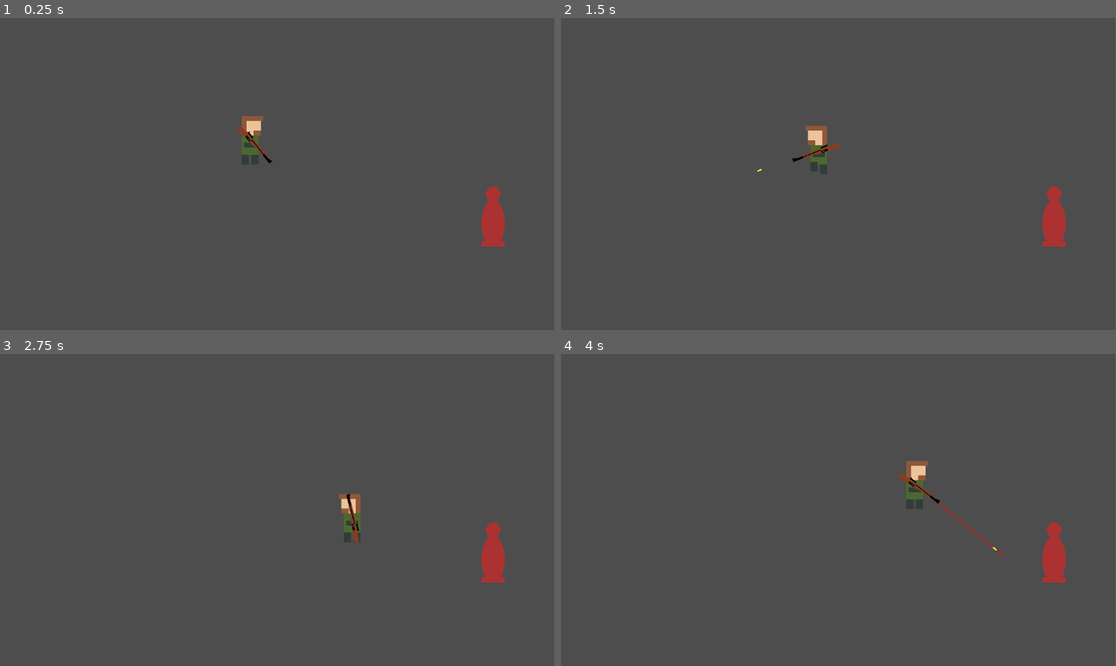
Above: before the commit, frames 1-4 (two rows, left to right).
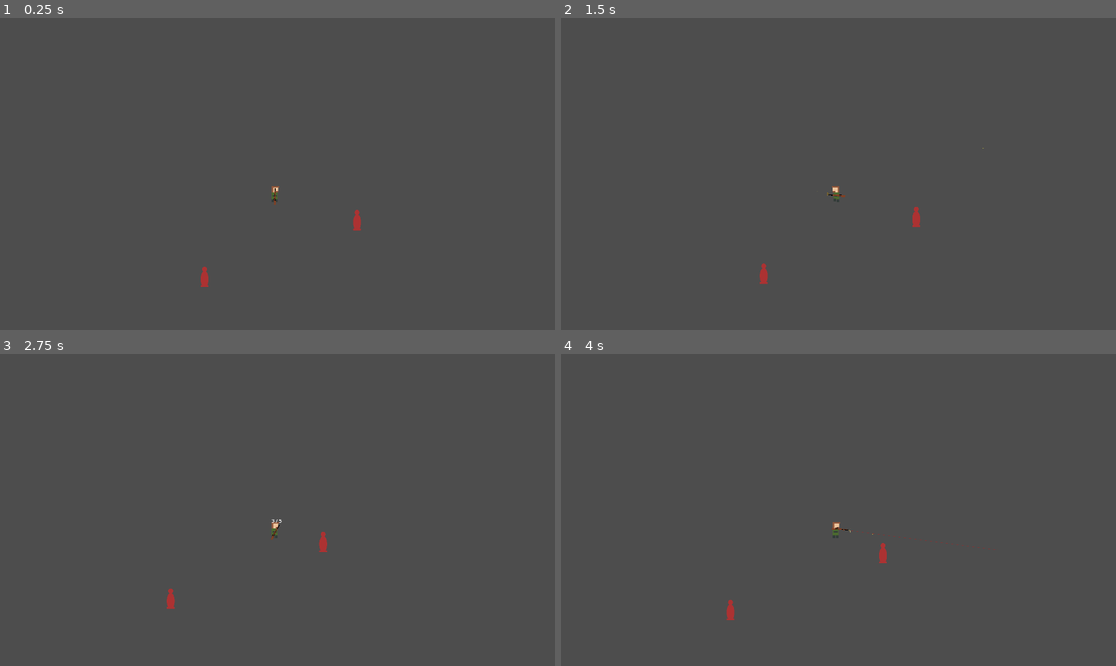
Above: after the commit, the same moments.

Repository: vikkio88/negghia
Game: Godot game, scene res://scenes/levels/test_area.tscn
Same seed, same stepped clock (60 frames per second), same inputs: the game is played once before the commit and once after it.
Inputs (mouse positions are in pixels of both pictures, inside the frame that each line leads up to):
- Up to frame 1 (0.25 s): no input
- Up to frame 2 (1.5 s): tap Enter at 0.5 s; move the mouse to (960, 158) at 0.52 s; hold Right (right) 0.53-1.28 s; hold Right mouse button (aim) 0.53-1.28 s; click (960, 158) at 0.8 s; move the mouse to (727, 189) at 1.27 s; hold Down (down) from 1.28 s (still down); click (727, 189) at 1.35 s
- Up to frame 3 (2.75 s): tap Shift (sprint) at 1.55 s; move the mouse to (333, 441) at 2.02 s; release Down (down) at 2.03 s; hold Right (right) from 2.03 s (still down); hold Shift (sprint) from 2.03 s (still down); tap Q (q, bound only after the commit) at 2.3 s
- Up to frame 4 (4 s): move the mouse to (810, 572) at 2.77 s; release Right (right) at 2.78 s; release Shift (sprint) at 2.78 s; hold Up (up) 2.78-3.53 s; tap Q (q, bound only after the commit) at 2.85 s; right-click (810, 572) at 3.05 s; move the mouse to (1005, 556) at 3.52 s; hold Left (left) from 3.53 s (still down); hold Right mouse button (aim) from 3.53 s (still down); click (1005, 556) at 3.8 s
In our replay, the window is 799x449 before the commit and 800x449 after it. These sizes can differ from the game's own. Grey fills any space a smaller window leaves; there, only what the larger window draws over its background counts as a difference.

The runs differ from the first frame. In frame 1, 1.4% of the frame differs, in the area x 36-91%, y 31-87%; in frame 2, 1.4%; in frame 3, 1.3%; in frame 4, 1.5%, in the area x 29-91%, y 34-86%.

Commit message:
- added sounds/particles to rifle - adding reload/ammo - adding camera and movement around the map - using lerp to ads

Diff:
--- a/project.godot
+++ b/project.godot
@@ -14,6 +14,13 @@
 run/main_scene="res://scenes/levels/test_area.tscn"
 config/features=PackedStringArray("4.0", "Forward Plus")
 config/icon="res://icon.svg"
+
+[display]
+
+window/size/viewport_width=1700
+window/size/viewport_height=956
+mouse_cursor/tooltip_position_offset=Vector2(0, 0)
+window/stretch/scale=0.5
 
 [input]
 
@@ -56,6 +63,16 @@
 "events": [Object(InputEventMouseButton,"resource_local_to_scene":false,"resource_name":"","device":-1,"window_id":0,"a …(236 unchanged characters)…
 ]
 }
+reload={
+"deadzone": 0.5,
+"events": [Object(InputEventKey,"resource_local_to_scene":false,"resource_name":"","device":0,"window_id":0,"alt_pressed":false,"shift_pressed":false,"ctrl_pressed":false,"meta_pressed":false,"pressed":false,"keycode":0,"physical_keycode":82,"unicode":0,"echo":false,"script":null)
+]
+}
+q={
+"deadzone": 0.5,
+"events": [Object(InputEventKey,"resource_local_to_scene":false,"resource_name":"","device":0,"window_id":0,"alt_pressed":false,"shift_pressed":false,"ctrl_pressed":false,"meta_pressed":false,"pressed":false,"keycode":0,"physical_keycode":81,"unicode":0,"echo":false,"script":null)
+]
+}
 
 [layer_names]
 
--- a/scenes/actors/dummy.gd
+++ b/scenes/actors/dummy.gd
@@ -1,9 +1,10 @@
 extends RigidBody2D
 
-@onready var damage_indicator = preload("res://scenes/hud/floating_text.tscn")
+@onready var ftext = preload("res://scenes/hud/floating_text.tscn")
 
 @onready var body : CollisionShape2D = $body
 @onready var head: CollisionShape2D = $head
+@onready var dmg_placeholder: Node2D = $placeholder
 
 const HEADSHOT_THRESHOLD: float = 23.0
 const BODYSHOT_THRESHOLD: float = 60.0
@@ -15,10 +16,6 @@
 	var type = "body shot"
 	if head_d < HEADSHOT_THRESHOLD or head_d < body_d:
 		type = "Headshot!"
-	var t = damage_indicator.instantiate()
-	$placeholder.add_child(t)
-	t.set_text(type)
-	var tween = create_tween()
-	tween.tween_property(t, "position", Vector2(t.position.x,t.position.y - 40), .7)
-	tween.tween_property(t, "text", "", 0.1)
-	tween.tween_callback(func (): t.queue_free())
+	var t = ftext.instantiate()
+	dmg_placeholder.add_child(t)
+	t.trigger(type)
--- a/scenes/actors/hand.gd
+++ b/scenes/actors/hand.gd
@@ -1,11 +1,54 @@
 extends Node2D
 
 @onready var gun: Node2D = null
+@onready var Camera: Camera2D = $"../camera"
+
+var ads_lerp = 10
+var aim_default = Vector2(10,44)
+var aim_iron_sight = Vector2(50,-30)
+
+func get_ads_position():
+	var multiplier = -1 if get_aimed_point().x < global_position.x else 1
+	return Vector2(aim_iron_sight.x * multiplier, aim_iron_sight.y)
+
+func is_within_ads_range() -> bool:
+	return get_aimed_point().distance_to(global_position) > 150
 
 func _ready() -> void:
 	gun = $rifle
 
+func _process(delta: float) -> void:
+	if Input.is_action_pressed("aim") and is_within_ads_range():
+		position = position.lerp(aim_default + get_ads_position(), ads_lerp * delta)
+	else:
+		position = position.lerp(aim_default, ads_lerp * delta)
+
+func set_aim(aim: bool) -> void:
+	if has_gun():
+		gun.set_aim(aim)
 
 func shoot() -> void:
-	if gun != null:
-		gun.shoot()
+	if has_gun():
+		var recoil = gun.shoot()
+		get_viewport().warp_mouse(get_viewport().get_mouse_position() + recoil)
+#		get_viewport().warp_mouse(get_local_mouse_position() + Vector2.ZERO)
+
+func reload() -> void:
+	if has_gun():
+		gun.reload_start()
+
+func check_ammo() -> int:
+	if gun == null:
+		return 0
+	return gun._ammo
+
+func max_ammo() -> int:
+	if gun == null:
+		return 0
+	return gun.MAX_AMMO
+
+func has_gun() -> bool:
+	return gun != null
+
+func get_aimed_point()-> Vector2:
+	return get_global_mouse_position()
--- a/scenes/actors/player.gd
+++ b/scenes/actors/player.gd
@@ -2,8 +2,12 @@
 
 const MIN_AIM_DISTANCE: float = 100.0
 
+@onready var ftext = preload("res://scenes/hud/floating_text.tscn")
+
+@onready var Body: Sprite2D = $body
 @onready var Hand: Node2D = $hand
 @onready var Anims: AnimationPlayer = $animations
+@onready var floatph: Node2D = $floatph
 
 
 @export var _speed:float = 100.0
@@ -39,6 +43,16 @@
 
 	if not _is_sprinting and Input.is_action_just_released("shoot") and can_aim():
 		Hand.shoot()
+	elif not _is_sprinting and Input.is_action_just_released("reload"):
+		var t = ftext.instantiate()
+		floatph.add_child(t)
+		t.trigger("Reloading")
+		Hand.reload()
+
+	if Input.is_action_just_released("q") and Hand.has_gun():
+		var t = ftext.instantiate()
+		floatph.add_child(t)
+		t.trigger("%d / %d" % [Hand.check_ammo(), Hand.max_ammo()])
 
 
 	move_and_slide()
@@ -46,9 +60,9 @@
 
 func adjust_orientation() -> void:
 	if get_aimed_point().x < global_position.x:
-		$body.set_flip_h(true)
+		Body.set_flip_h(true)
 	else:
-		$body.set_flip_h(false)
+		Body.set_flip_h(false)
 
 func get_aimed_point()-> Vector2:
 	return get_global_mouse_position()
@@ -57,7 +71,7 @@
 	velocity = Vector2.ZERO
 	_is_sprinting = false
 	_is_aiming = false
-	$hand/rifle.set_aim(false)
+	Hand.set_aim(false)
 	_speed_malus = 1.0
 
 func can_aim() -> bool:
@@ -66,7 +80,7 @@
 func aim()->void:
 	_speed_malus = .15
 	_is_aiming = true
-	$hand/rifle.set_aim(true)
+	Hand.set_aim(true)
 
 
 func get_speed()-> float:
--- a/scenes/actors/player.tscn
+++ b/scenes/actors/player.tscn
@@ -113,11 +113,10 @@
 shape = SubResource("RectangleShape2D_eymji")
 
 [node name="hand" type="Node2D" parent="."]
-position = Vector2(0, 30)
+position = Vector2(10, 44)
 script = ExtResource("3_hthc7")
 
 [node name="rifle" parent="hand" instance=ExtResource("3_7f27a")]
-position = Vector2(4, 2)
 scale = Vector2(3, 3)
 
 [node name="animations" type="AnimationPlayer" parent="."]
@@ -125,3 +124,11 @@
 libraries = {
 "": SubResource("AnimationLibrary_3oi42")
 }
+
+[node name="floatph" type="Node2D" parent="."]
+position = Vector2(0, -100)
+scale = Vector2(2, 2)
+
+[node name="camera" type="Camera2D" parent="."]
+position = Vector2(26, -228)
+current = true
--- a/scenes/hud/floating_text.gd
+++ b/scenes/hud/floating_text.gd
@@ -2,5 +2,10 @@
 
 @onready var label: Label = $label
 
-func set_text(text):
+func trigger(text: String, duration: float = .7, destroy: bool = true):
 	label.text = text
+	var tween = create_tween()
+	tween.tween_property(self, "position:y", position.y - 40, duration)
+	tween.tween_property(self, "text", "", 0.1)
+	if destroy:
+		tween.tween_callback(func (): queue_free())
--- a/scenes/hud/floating_text.tscn
+++ b/scenes/hud/floating_text.tscn
@@ -9,3 +9,6 @@
 offset_left = -20.0
 offset_right = 20.0
 offset_bottom = 23.0
+theme_override_font_sizes/font_size = 30
+horizontal_alignment = 1
+vertical_alignment = 1
--- a/scenes/items/bullet.gd
+++ b/scenes/items/bullet.gd
@@ -4,6 +4,7 @@
 
 const MAX_DISTANCE:float = 2000
 const DEVIATION_MULTIPLIER = 0.05
+@onready var hole_scene = preload("res://scenes/items/bullethole.tscn")
 
 
 # Called when the node enters the scene tree for the first time.
@@ -26,6 +27,10 @@
 		queue_free()
 
 func _on_area_body_entered(body: Node2D) -> void:
+	set_freeze_enabled(true)
 	if body.has_method("hit"):
 		body.hit(global_position)
+		var hole = hole_scene.instantiate()
+		body.add_child(hole)
+		hole.global_position = global_position
 	queue_free()
--- a/scenes/items/bullet.tscn
+++ b/scenes/items/bullet.tscn
@@ -20,6 +20,7 @@
 collision_mask = 7
 
 [node name="collider" type="CollisionShape2D" parent="area"]
+position = Vector2(10, 3.62396e-05)
 rotation = -1.5708
 shape = SubResource("CapsuleShape2D_0og48")
 
@@ -28,8 +29,4 @@
 scale = Vector2(0.3, 0.3)
 texture = ExtResource("1_h46oj")
 
-[node name="collider" type="CollisionShape2D" parent="."]
-rotation = -1.5708
-shape = SubResource("CapsuleShape2D_0og48")
-
 [connection signal="body_entered" from="area" to="." method="_on_area_body_entered"]
--- /dev/null
+++ b/scenes/items/bullethole.gd
@@ -0,0 +1,4 @@
+extends Node2D
+
+func _ready() -> void:
+	$anims.play("spawn", -1, 4)
--- /dev/null
+++ b/scenes/items/bullethole.tscn
@@ -0,0 +1,93 @@
+[gd_scene load_steps=6 format=3 uid="uid://cigjv4mabilrc"]
+
+[ext_resource type="Script" path="res://scenes/items/bullethole.gd" id="1_e5wsw"]
+[ext_resource type="Texture2D" uid="uid://c4e2x2dgblx5j" path="res://assets/bullethole.png" id="2_8fhde"]
+
+[sub_resource type="Animation" id="Animation_teghm"]
+length = 0.001
+tracks/0/type = "value"
+tracks/0/imported = false
+tracks/0/enabled = true
+tracks/0/path = NodePath("sprite:frame")
+tracks/0/interp = 1
+tracks/0/loop_wrap = true
+tracks/0/keys = {
+"times": PackedFloat32Array(0),
+"transitions": PackedFloat32Array(1),
+"update": 1,
+"values": [1]
+}
+tracks/1/type = "value"
+tracks/1/imported = false
+tracks/1/enabled = true
+tracks/1/path = NodePath("sprite:modulate")
+tracks/1/interp = 1
+tracks/1/loop_wrap = true
+tracks/1/keys = {
+"times": PackedFloat32Array(0),
+"transitions": PackedFloat32Array(1),
+"update": 0,
+"values": [Color(1, 1, 1, 1)]
+}
+
+[sub_resource type="Animation" id="Animation_1irg8"]
+resource_name = "spawn"
+length = 2.5
+step = 0.05
+tracks/0/type = "value"
+tracks/0/imported = false
+tracks/0/enabled = true
+tracks/0/path = NodePath("sprite:frame")
+tracks/0/interp = 1
+tracks/0/loop_wrap = true
+tracks/0/keys = {
+"times": PackedFloat32Array(0, 0.05, 0.15, 0.2, 0.3, 0.35),
+"transitions": PackedFloat32Array(1, 1, 1, 1, 1, 1),
+"update": 1,
+"values": [0, 1, 2, 3, 4, 5]
+}
+tracks/1/type = "value"
+tracks/1/imported = false
+tracks/1/enabled = true
+tracks/1/path = NodePath("sprite:modulate")
+tracks/1/interp = 1
+tracks/1/loop_wrap = true
+tracks/1/keys = {
+"times": PackedFloat32Array(1.1, 2.4),
+"transitions": PackedFloat32Array(0.210224, 1),
+"update": 0,
+"values": [Color(1, 1, 1, 1), Color(1, 1, 1, 0)]
+}
+tracks/2/type = "method"
+tracks/2/imported = false
+tracks/2/enabled = true
+tracks/2/path = NodePath(".")
+tracks/2/interp = 1
+tracks/2/loop_wrap = true
+tracks/2/keys = {
+"times": PackedFloat32Array(2.4),
+"transitions": PackedFloat32Array(1),
+"values": [{
+"args": [],
+"method": &"queue_free"
+}]
+}
+
+[sub_resource type="AnimationLibrary" id="AnimationLibrary_nakxt"]
+_data = {
+"RESET": SubResource("Animation_teghm"),
+"spawn": SubResource("Animation_1irg8")
+}
+
+[node name="bullethole" type="Node2D"]
+script = ExtResource("1_e5wsw")
+
+[node name="sprite" type="Sprite2D" parent="."]
+texture = ExtResource("2_8fhde")
+hframes = 8
+frame = 1
+
+[node name="anims" type="AnimationPlayer" parent="."]
+libraries = {
+"": SubResource("AnimationLibrary_nakxt")
+}
--- a/scenes/items/weapons/rifle.gd
+++ b/scenes/items/weapons/rifle.gd
@@ -3,15 +3,25 @@
 const OPERATIONAL_DISTANCE: float = 80.0
 const RIFLE_BULLET_SPEED: float = 1500.0
 
+const RECOIL_MULTIPLIER: float = 40.0
+
+const MAX_AMMO: int = 5
+
 @onready var Line: Line2D = $sprite/muzzle/aimline
 @onready var Ray: RayCast2D = $sprite/muzzle/aimline/aimcast
 @onready var Muzzle: Node2D = $sprite/muzzle
 @onready var Sprite: Sprite2D = $sprite
+@onready var anim: AnimationPlayer = $anim
+
+@onready var shoot_sound: AudioStreamPlayer = $shoot
+@onready var dry_sound: AudioStreamPlayer = $dryfire
 
 @onready var bullet = preload("res://scenes/items/bullet.tscn")
 
+var _ammo: int = 5
 
 var _is_aiming: bool = false
+var _can_fire = true
 
 func set_aim(aiming: bool) -> void:
 	_is_aiming = aiming
@@ -42,8 +52,42 @@
 	Line.add_point(to_local(Muzzle.global_position))
 	Line.add_point(get_local_mouse_position())
 
-func shoot() ->void:
+func shoot() -> Vector2:
+	if not _can_fire:
+		return Vector2.ZERO
+
+	if not has_ammo():
+		shoot_sound.set_pitch_scale(randf_range(.8,1.5))
+		dry_sound.play()
+		return Vector2.ZERO
+
+	_can_fire = false
+	shoot_sound.set_pitch_scale(randf_range(1.8,2.2))
 	var b: Node2D = bullet.instantiate()
 	b.global_position = Muzzle.global_position
 	get_tree().get_root().add_child(b)
 	b.shoot(RIFLE_BULLET_SPEED, _is_aiming)
+	anim.play("shoot")
+	return Vector2(randi_range(-RECOIL_MULTIPLIER,RECOIL_MULTIPLIER),randi_range(-RECOIL_MULTIPLIER,RECOIL_MULTIPLIER))
+
+func reset_can_shoot() -> void:
+	_can_fire = true
+	use_ammo()
+
+func use_ammo()-> void:
+	_ammo -= 1
+	if _ammo <= 0:
+		_ammo = 0
+		anim.play("clip_eject")
+
+func set_ammo(ammo: int) -> void:
+	_ammo = min(MAX_AMMO, ammo)
+
+func has_ammo() -> bool:
+	return _ammo > 0
+
+func reload_start() ->void:
+	anim.play("reload")
+
+func reload() -> void:
+	set_ammo(MAX_AMMO)
--- a/scenes/items/weapons/rifle.tscn
+++ b/scenes/items/weapons/rifle.tscn
@@ -1,13 +1,206 @@
-[gd_scene load_steps=3 format=3 uid="uid://dfgt0l21jn7nd"]
+[gd_scene load_steps=18 format=3 uid="uid://dfgt0l21jn7nd"]
 
 [ext_resource type="Script" path="res://scenes/items/weapons/rifle.gd" id="1_44ssp"]
 [ext_resource type="Texture2D" uid="uid://b2vlirb3dn6hi" path="res://assets/m1garand.png" id="1_v1npo"]
+[ext_resource type="AudioStream" uid="uid://cyfx20lj3e670" path="res://assets/sounds/m1empty.mp3" id="3_6trur"]
+[ext_resource type="Texture2D" uid="uid://xp1wwvty5l7p" path="res://assets/clip.png" id="3_uou3a"]
+[ext_resource type="AudioStream" uid="uid://4anrmbi80xtn" path="res://assets/sounds/m1shot.mp3" id="3_us185"]
+[ext_resource type="AudioStream" uid="uid://dqkl7ape0oci1" path="res://assets/sounds/dryfire5.wav" id="6_2dmm2"]
+[ext_resource type="AudioStream" uid="uid://dn1cti125lkmg" path="res://assets/sounds/reload.mp3" id="7_dok4k"]
+
+[sub_resource type="ShaderMaterial" id="ShaderMaterial_xil7p"]
+
+[sub_resource type="Gradient" id="Gradient_hd6am"]
+interpolation_mode = 2
+offsets = PackedFloat32Array(0.025974, 0.0909091, 0.727273, 1)
+colors = PackedColorArray(0, 0, 0, 1, 0.209454, 0.161094, 0.0406774, 1, 0.837815, 0.644376, 0.16271, 1, 1, 1, 1, 1)
+
+[sub_resource type="GradientTexture1D" id="GradientTexture1D_tu10j"]
+gradient = SubResource("Gradient_hd6am")
+
+[sub_resource type="ParticleProcessMaterial" id="ParticleProcessMaterial_k8cj4"]
+particle_flag_disable_z = true
+gravity = Vector3(0, 0, 0)
+initial_velocity_min = 25.73
+initial_velocity_max = 134.43
+orbit_velocity_min = 0.0
+orbit_velocity_max = 0.0
+color_ramp = SubResource("GradientTexture1D_tu10j")
+
+[sub_resource type="ParticleProcessMaterial" id="ParticleProcessMaterial_b8bop"]
+particle_flag_disable_z = true
+direction = Vector3(-20, -50, 0)
+spread = 0.0
+gravity = Vector3(0, 200, 0)
+initial_velocity_min = 60.0
+initial_velocity_max = 60.0
+orbit_velocity_min = 0.0
+orbit_velocity_max = 0.0
+
+[sub_resource type="Animation" id="Animation_ntcfq"]
+length = 0.001
+tracks/0/type = "value"
+tracks/0/imported = false
+tracks/0/enabled = true
+tracks/0/path = NodePath("sprite/muzzle/flash:emitting")
+tracks/0/interp = 1
+tracks/0/loop_wrap = true
+tracks/0/keys = {
+"times": PackedFloat32Array(0),
+"transitions": PackedFloat32Array(1),
+"update": 1,
+"values": [false]
+}
+tracks/1/type = "value"
+tracks/1/imported = false
+tracks/1/enabled = true
+tracks/1/path = NodePath(".:position")
+tracks/1/interp = 1
+tracks/1/loop_wrap = true
+tracks/1/keys = {
+"times": PackedFloat32Array(0),
+"transitions": PackedFloat32Array(1),
+"update": 0,
+"values": [Vector2(-5, 0)]
+}
+
+[sub_resource type="Animation" id="Animation_4kq4p"]
+resource_name = "clip_eject"
+length = 0.9
+tracks/0/type = "value"
+tracks/0/imported = false
+tracks/0/enabled = true
+tracks/0/path = NodePath("empty:playing")
+tracks/0/interp = 1
+tracks/0/loop_wrap = true
+tracks/0/keys = {
+"times": PackedFloat32Array(0),
+"transitions": PackedFloat32Array(1),
+"update": 1,
+"values": [true]
+}
+tracks/1/type = "value"
+tracks/1/imported = false
+tracks/1/enabled = true
+tracks/1/path = NodePath("sprite/clipeject:emitting")
+tracks/1/interp = 1
+tracks/1/loop_wrap = true
+tracks/1/keys = {
+"times": PackedFloat32Array(0),
+"transitions": PackedFloat32Array(1),
+"update": 1,
+"values": [true]
+}
+
+[sub_resource type="Animation" id="Animation_0vwnn"]
+resource_name = "reload"
+length = 2.1
+tracks/0/type = "method"
+tracks/0/imported = false
+tracks/0/enabled = true
+tracks/0/path = NodePath(".")
+tracks/0/interp = 1
+tracks/0/loop_wrap = true
+tracks/0/keys = {
+"times": PackedFloat32Array(2.1),
+"transitions": PackedFloat32Array(1),
+"values": [{
+"args": [],
+"method": &"reload"
+}]
+}
+tracks/1/type = "value"
+tracks/1/imported = false
+tracks/1/enabled = true
+tracks/1/path = NodePath("reload:playing")
+tracks/1/interp = 1
+tracks/1/loop_wrap = true
+tracks/1/keys = {
+"times": PackedFloat32Array(0),
+"transitions": PackedFloat32Array(1),
+"update": 1,
+"values": [true]
+}
+tracks/2/type = "value"
+tracks/2/imported = false
+tracks/2/enabled = true
+tracks/2/path = NodePath(".:position")
+tracks/2/interp = 1
+tracks/2/loop_wrap = true
+tracks/2/keys = {
+"times": PackedFloat32Array(0, 0.3, 1.4, 2),
+"transitions": PackedFloat32Array(1, 1, 1, 1),
+"update": 0,
+"values": [Vector2(0, 0), Vector2(-10, 15), Vector2(15, -15), Vector2(0, 0)]
+}
+
+[sub_resource type="Animation" id="Animation_n5adm"]
+resource_name = "shoot"
+length = 0.3
+tracks/0/type = "value"
+tracks/0/imported = false
+tracks/0/enabled = true
+tracks/0/path = NodePath("sprite/muzzle/flash:emitting")
+tracks/0/interp = 1
+tracks/0/loop_wrap = true
+tracks/0/keys = {
+"times": PackedFloat32Array(0, 0.3),
+"transitions": PackedFloat32Array(1, 1),
+"update": 1,
+"values": [true, false]
+}
+tracks/1/type = "method"
+tracks/1/imported = false
+tracks/1/enabled = true
+tracks/1/path = NodePath(".")
+tracks/1/interp = 1
+tracks/1/loop_wrap = true
+tracks/1/keys = {
+"times": PackedFloat32Array(0.3),
+"transitions": PackedFloat32Array(1),
+"values": [{
+"args": [],
+"method": &"reset_can_shoot"
+}]
+}
+tracks/2/type = "value"
+tracks/2/imported = false
+tracks/2/enabled = true
+tracks/2/path = NodePath(".:position")
+tracks/2/interp = 1
+tracks/2/loop_wrap = true
+tracks/2/keys = {
+"times": PackedFloat32Array(0, 0.1, 0.3),
+"transitions": PackedFloat32Array(1, 1, 1),
+"update": 0,
+"values": [Vector2(0, 0), Vector2(-8, 0), Vector2(0, 0)]
+}
+tracks/3/type = "value"
+tracks/3/imported = false
+tracks/3/enabled = true
+tracks/3/path = NodePath("shoot:playing")
+tracks/3/interp = 1
+tracks/3/loop_wrap = true
+tracks/3/keys = {
+"times": PackedFloat32Array(0),
+"transitions": PackedFloat32Array(1),
+"update": 1,
+"values": [true]
+}
+
+[sub_resource type="AnimationLibrary" id="AnimationLibrary_v2up0"]
+_data = {
+"RESET": SubResource("Animation_ntcfq"),
+"clip_eject": SubResource("Animation_4kq4p"),
+"reload": SubResource("Animation_0vwnn"),
+"shoot": SubResource("Animation_n5adm")
+}
 
 [node name="rifle" type="Node2D"]
+position = Vector2(-5, 0)
 script = ExtResource("1_44ssp")
 
 [node name="sprite" type="Sprite2D" parent="."]
-position = Vector2(5, 0)
 texture = ExtResource("1_v1npo")
 
 [node name="muzzle" type="Node2D" parent="sprite"]
@@ -17,9 +210,45 @@
 position = Vector2(-32, 0)
 points = PackedVector2Array(31, -2, 56.3243, -2, 230, -2)
 width = 1.0
-default_color = Color(1, 0, 0, 1)
+default_color = Color(1, 0, 0, 0.282353)
 
 [node name="aimcast" type="RayCast2D" parent="sprite/muzzle/aimline"]
 position = Vector2(31, 0)
 rotation = -1.5708
 target_position = Vector2(200, 0)
+
+[node name="flash" type="GPUParticles2D" parent="sprite/muzzle"]
+modulate = Color(1, 1, 0.792157, 1)
+material = SubResource("ShaderMaterial_xil7p")
+emitting = false
+amount = 200
+lifetime = 0.1
+one_shot = true
+process_material = SubResource("ParticleProcessMaterial_k8cj4")
+
+[node name="clipeject" type="GPUParticles2D" parent="sprite"]
+position = Vector2(-8, -6)
+emitting = false
+amount = 1
+lifetime = 1.3
+one_shot = true
+process_material = SubResource("ParticleProcessMaterial_b8bop")
+texture = ExtResource("3_uou3a")
+
+[node name="anim" type="AnimationPlayer" parent="."]
+libraries = {
+"": SubResource("AnimationLibrary_v2up0")
+}
+
+[node name="empty" type="AudioStreamPlayer" parent="."]
+stream = ExtResource("3_6trur")
+
+[node name="shoot" type="AudioStreamPlayer" parent="."]
+stream = ExtResource("3_us185")
+pitch_scale = 2.0
+
+[node name="dryfire" type="AudioStreamPlayer" parent="."]
+stream = ExtResource("6_2dmm2")
+
+[node name="reload" type="AudioStreamPlayer" parent="."]
+stream = ExtResource("7_dok4k")
--- /dev/null
+++ b/scenes/levels/test_area.gd
@@ -0,0 +1,8 @@
+extends Node2D
+
+# Load the custom images for the mouse cursor.
+@onready var arrow = preload("res://assets/cross.png")
+
+
+func _ready() -> void:
+	Input.set_custom_mouse_cursor(arrow,Input.CURSOR_ARROW,Vector2(15,15))
--- a/scenes/levels/test_area.tscn
+++ b/scenes/levels/test_area.tscn
@@ -1,9 +1,11 @@
-[gd_scene load_steps=3 format=3 uid="uid://c61yd7lnyhp5q"]
+[gd_scene load_steps=4 format=3 uid="uid://c61yd7lnyhp5q"]
 
 [ext_resource type="PackedScene" uid="uid://bsqv7hl8eu5hm" path="res://scenes/actors/player.tscn" id="1_5q1xi"]
+[ext_resource type="Script" path="res://scenes/levels/test_area.gd" id="1_kg0ib"]
 [ext_resource type="PackedScene" uid="uid://dswcvvcek57fr" path="res://scenes/actors/dummy.tscn" id="2_f870b"]
 
 [node name="TestArea" type="Node2D"]
+script = ExtResource("1_kg0ib")
 
 [node name="player" parent="." instance=ExtResource("1_5q1xi")]
 position = Vector2(523, 244)
@@ -16,3 +18,6 @@
 
 [node name="dummy" parent="." instance=ExtResource("2_f870b")]
 position = Vector2(1025, 411)
+
+[node name="dummy2" parent="." instance=ExtResource("2_f870b")]
+position = Vector2(92, 759)
Binary file added: assets/bullethole.png
Not shown, added: assets/bullethole.png.import
Binary file added: assets/clip.png
Not shown, added: assets/clip.png.import
Binary file added: assets/cross.png
Not shown, added: assets/cross.png.import
Not shown, added: assets/sounds/dryfire5.wav.import
Not shown, added: assets/sounds/m1empty.mp3.import
Not shown, added: assets/sounds/m1shot.mp3.import
Not shown, added: assets/sounds/reload.mp3.import
Not shown, added: assets/sounds/dryfire5.wav
Not shown, added: assets/sounds/m1empty.mp3
(and 2 more such lines)
